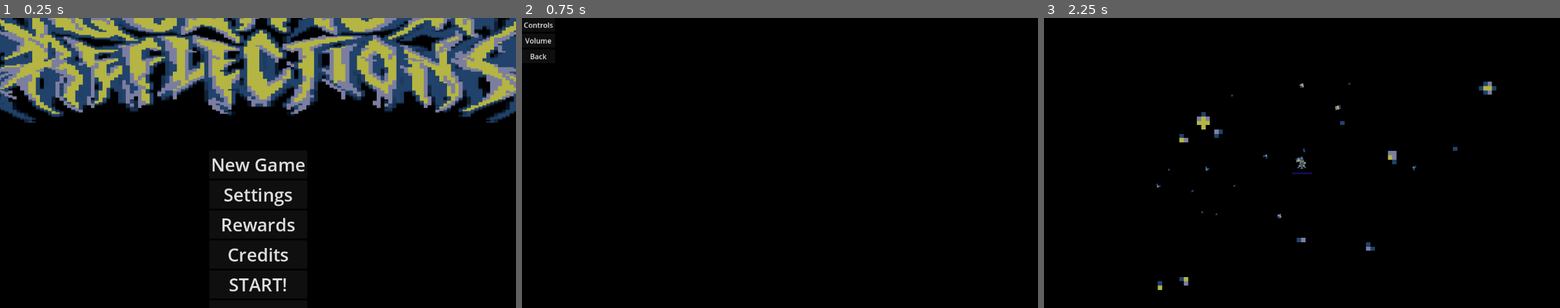
Above: before the commit, frames 1-3 (left to right).
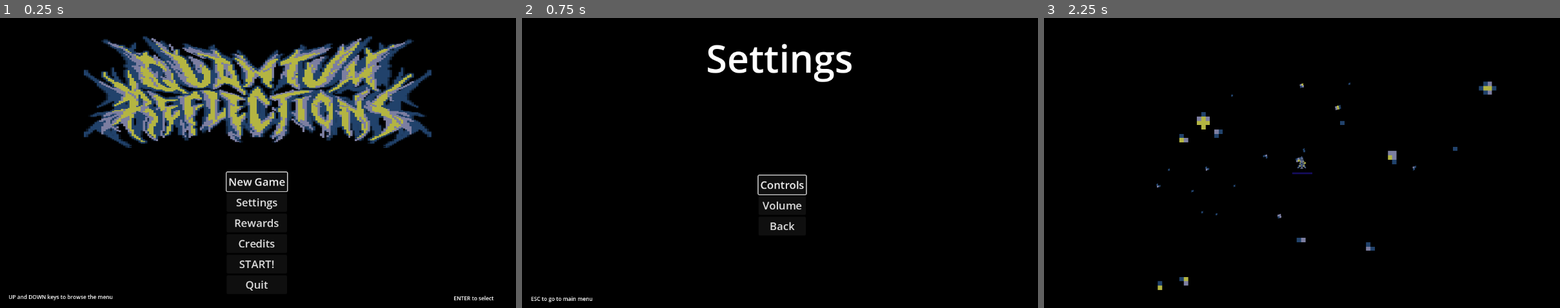
Above: after the commit, the same moments.

Repository: iparosds/Quantum-Reflections
Game: Godot game, scene res://scenes/menu.tscn
Same seed, same stepped clock (60 frames per second), same inputs: the game is played once before the commit and once after it.
Inputs:
- Up to frame 1 (0.25 s): no input
- Up to frame 2 (0.75 s): click "Settings" at 0.5 s
- Up to frame 3 (2.25 s): click "Back" at 1.25 s; click "New Game" at 2 s

The runs differ from the first frame. In frame 1, 35% of the frame differs, in the area x 0-100%, y 0-98%; in frame 2, 1.9%; in frame 3, nothing differs.

Commit message:
incluindo som e fx

Diff:
--- a/project.godot
+++ b/project.godot
@@ -12,7 +12,7 @@
 
 config/name="Quantum Reflections"
 run/main_scene="res://scenes/menu.tscn"
-config/features=PackedStringArray("4.2", "GL Compatibility")
+config/features=PackedStringArray("4.3", "GL Compatibility")
 config/icon="res://icon.svg"
 
 [display]
@@ -23,32 +23,42 @@
 
 move_left={
 "deadzone": 0.5,
-"events": [Object(InputEventKey,"resource_local_to_scene":fa …(171 unchanged characters)… keycode":65,"key_label":0,"unicode":97,"echo":false,"script":null)
-, Object(InputEventKey,"resource_local_to_scene":false,"reso …(166 unchanged characters)… ode":4194319,"key_label":0,"unicode":0,"echo":false,"script":null)
+"events": [Object(InputEventKey,"resource_local_to_scene":fa …(171 unchanged characters)… keycode":65,"key_label":0,"unicode":97,"location":0,"echo":false,"script":null)
+, Object(InputEventKey,"resource_local_to_scene":false,"reso …(166 unchanged characters)… ode":4194319,"key_label":0,"unicode":0,"location":0,"echo":false,"script":null)
 ]
 }
 move_right={
 "deadzone": 0.5,
-"events": [Object(InputEventKey,"resource_local_to_scene":fa …(175 unchanged characters)… ode":4194321,"key_label":0,"unicode":0,"echo":false,"script":null)
-, Object(InputEventKey,"resource_local_to_scene":false,"reso …(163 unchanged characters)… eycode":68,"key_label":0,"unicode":100,"echo":false,"script":null)
+"events": [Object(InputEventKey,"resource_local_to_scene":fa …(175 unchanged characters)… ode":4194321,"key_label":0,"unicode":0,"location":0,"echo":false,"script":null)
+, Object(InputEventKey,"resource_local_to_scene":false,"reso …(163 unchanged characters)… eycode":68,"key_label":0,"unicode":100,"location":0,"echo":false,"script":null)
 ]
 }
 move_up={
 "deadzone": 0.5,
-"events": [Object(InputEventKey,"resource_local_to_scene":fa …(175 unchanged characters)… ode":4194320,"key_label":0,"unicode":0,"echo":false,"script":null)
-, Object(InputEventKey,"resource_local_to_scene":false,"reso …(163 unchanged characters)… eycode":87,"key_label":0,"unicode":119,"echo":false,"script":null)
+"events": [Object(InputEventKey,"resource_local_to_scene":fa …(175 unchanged characters)… ode":4194320,"key_label":0,"unicode":0,"location":0,"echo":false,"script":null)
+, Object(InputEventKey,"resource_local_to_scene":false,"reso …(163 unchanged characters)… eycode":87,"key_label":0,"unicode":119,"location":0,"echo":false,"script":null)
 ]
 }
 move_down={
 "deadzone": 0.5,
-"events": [Object(InputEventKey,"resource_local_to_scene":fa …(175 unchanged characters)… ode":4194322,"key_label":0,"unicode":0,"echo":false,"script":null)
-, Object(InputEventKey,"resource_local_to_scene":false,"reso …(163 unchanged characters)… eycode":83,"key_label":0,"unicode":115,"echo":false,"script":null)
+"events": [Object(InputEventKey,"resource_local_to_scene":fa …(175 unchanged characters)… ode":4194322,"key_label":0,"unicode":0,"location":0,"echo":false,"script":null)
+, Object(InputEventKey,"resource_local_to_scene":false,"reso …(163 unchanged characters)… eycode":83,"key_label":0,"unicode":115,"location":0,"echo":false,"script":null)
 ]
 }
 pause={
 "deadzone": 0.5,
-"events": [Object(InputEventKey,"resource_local_to_scene":fa …(171 unchanged characters)… keycode":32,"key_label":0,"unicode":32,"echo":false,"script":null)
-, Object(InputEventKey,"resource_local_to_scene":false,"reso …(166 unchanged characters)… ode":4194330,"key_label":0,"unicode":0,"echo":false,"script":null)
+"events": [Object(InputEventKey,"resource_local_to_scene":fa …(171 unchanged characters)… keycode":32,"key_label":0,"unicode":32,"location":0,"echo":false,"script":null)
+, Object(InputEventKey,"resource_local_to_scene":false,"reso …(166 unchanged characters)… ode":4194330,"key_label":0,"unicode":0,"location":0,"echo":false,"script":null)
+]
+}
+enter={
+"deadzone": 0.5,
+"events": [Object(InputEventKey,"resource_local_to_scene":false,"resource_name":"","device":-1,"window_id":0,"alt_pressed":false,"shift_pressed":false,"ctrl_pressed":false,"meta_pressed":false,"pressed":false,"keycode":0,"physical_keycode":4194309,"key_label":0,"unicode":0,"location":0,"echo":false,"script":null)
+]
+}
+back={
+"deadzone": 0.5,
+"events": [Object(InputEventKey,"resource_local_to_scene":false,"resource_name":"","device":-1,"window_id":0,"alt_pressed":false,"shift_pressed":false,"ctrl_pressed":false,"meta_pressed":false,"pressed":false,"keycode":0,"physical_keycode":4194305,"key_label":0,"unicode":0,"location":0,"echo":false,"script":null)
 ]
 }
 
--- a/scenes/menu.tscn
+++ b/scenes/menu.tscn
@@ -1,20 +1,26 @@
-[gd_scene load_steps=4 format=3 uid="uid://bll1gjahn6i7g"]
+[gd_scene load_steps=10 format=3 uid="uid://bll1gjahn6i7g"]
 
 [ext_resource type="Script" path="res://scripts/menu.gd" id="1_l1qqr"]
 [ext_resource type="Texture2D" uid="uid://cqvqrxuxky4ih" path="res://assets/sprites/logo copiar.png" id="2_y8hp7"]
+[ext_resource type="AudioStream" uid="uid://ttsymx30w523" path="res://assets/sounds/MENU SOUND - DOWN.wav" id="3_7krxr"]
+[ext_resource type="AudioStream" uid="uid://bg32u8hnfgwy0" path="res://assets/sounds/MENU MUSIC.wav" id="3_8h3rd"]
+[ext_resource type="AudioStream" uid="uid://dkkiy87rlj0h8" path="res://assets/sounds/MENU SOUND - UP.wav" id="4_ath1i"]
+[ext_resource type="AudioStream" uid="uid://bnr2bup87a15w" path="res://assets/sounds/MENU SOUND - SELECT.wav" id="5_lao82"]
 
 [sub_resource type="Theme" id="Theme_uhqyi"]
-default_font_size = 40
+default_font_size = 24
+
+[sub_resource type="LabelSettings" id="LabelSettings_nn863"]
+font_size = 12
+
+[sub_resource type="LabelSettings" id="LabelSettings_yxhpx"]
+font_size = 12
 
 [node name="Menu" type="Control"]
 layout_mode = 3
-anchors_preset = 8
-anchor_left = 0.5
-anchor_top = 0.5
-anchor_right = 0.5
-anchor_bottom = 0.5
-offset_top = 171.0
-offset_bottom = 171.0
+anchors_preset = 15
+anchor_right = 1.0
+anchor_bottom = 1.0
 grow_horizontal = 2
 grow_vertical = 2
 size_flags_horizontal = 6
@@ -29,10 +35,10 @@
 anchor_top = 0.5
 anchor_right = 0.5
 anchor_bottom = 0.5
-offset_left = -688.0
-offset_top = -637.0
-offset_right = 702.0
-offset_bottom = -261.0
+offset_left = -389.0
+offset_top = -283.0
+offset_right = 387.0
+offset_bottom = -34.0
 grow_horizontal = 2
 grow_vertical = 2
 texture = ExtResource("2_y8hp7")
@@ -42,6 +48,10 @@
 anchors_preset = 15
 anchor_right = 1.0
 anchor_bottom = 1.0
+offset_left = -2.0
+offset_top = 157.0
+offset_right = -2.0
+offset_bottom = 157.0
 grow_horizontal = 2
 grow_vertical = 2
 size_flags_horizontal = 4
@@ -50,38 +60,86 @@
 
 [node name="VBoxContainer" type="VBoxContainer" parent="MarginContainer"]
 layout_mode = 2
+size_flags_horizontal = 4
+size_flags_vertical = 4
 size_flags_stretch_ratio = 0.0
 theme = SubResource("Theme_uhqyi")
 
 [node name="New_Game" type="Button" parent="MarginContainer/VBoxContainer"]
 layout_mode = 2
+focus_neighbor_top = NodePath("../Quit")
+focus_neighbor_bottom = NodePath("../Settings")
 theme = SubResource("Theme_uhqyi")
 text = "New Game"
 
 [node name="Settings" type="Button" parent="MarginContainer/VBoxContainer"]
 layout_mode = 2
+focus_neighbor_top = NodePath("../New_Game")
+focus_neighbor_bottom = NodePath("../Rewards")
 theme = SubResource("Theme_uhqyi")
 text = "Settings"
 
 [node name="Rewards" type="Button" parent="MarginContainer/VBoxContainer"]
 layout_mode = 2
+focus_neighbor_top = NodePath("../Settings")
+focus_neighbor_bottom = NodePath("../Credits")
 theme = SubResource("Theme_uhqyi")
 text = "Rewards"
 
 [node name="Credits" type="Button" parent="MarginContainer/VBoxContainer"]
 layout_mode = 2
+focus_neighbor_top = NodePath("../Rewards")
+focus_neighbor_bottom = NodePath("../START!")
 theme = SubResource("Theme_uhqyi")
 text = "Credits"
 
 [node name="START!" type="Button" parent="MarginContainer/VBoxContainer"]
 layout_mode = 2
+focus_neighbor_top = NodePath("../Credits")
+focus_neighbor_bottom = NodePath("../Quit")
 theme = SubResource("Theme_uhqyi")
 text = "START!"
 
 [node name="Quit" type="Button" parent="MarginContainer/VBoxContainer"]
 layout_mode = 2
+focus_neighbor_top = NodePath("../START!")
+focus_neighbor_bottom = NodePath("../New_Game")
 theme = SubResource("Theme_uhqyi")
 text = "Quit"
+
+[node name="menu_music" type="AudioStreamPlayer" parent="."]
+stream = ExtResource("3_8h3rd")
+
+[node name="down_sound" type="AudioStreamPlayer" parent="."]
+stream = ExtResource("3_7krxr")
+
+[node name="up_sound" type="AudioStreamPlayer" parent="."]
+stream = ExtResource("4_ath1i")
+
+[node name="select_sound" type="AudioStreamPlayer" parent="."]
+stream = ExtResource("5_lao82")
+
+[node name="instructions" type="Label" parent="."]
+layout_mode = 0
+offset_left = 9.0
+offset_top = 607.0
+offset_right = 262.0
+offset_bottom = 641.0
+text = "UP and DOWN keys to browse the menu"
+label_settings = SubResource("LabelSettings_nn863")
+horizontal_alignment = 1
+vertical_alignment = 1
+
+[node name="instructions2" type="Label" parent="."]
+layout_mode = 0
+offset_left = 969.0
+offset_top = 610.0
+offset_right = 1147.0
+offset_bottom = 644.0
+text = "ENTER to select"
+label_settings = SubResource("LabelSettings_yxhpx")
+horizontal_alignment = 1
+vertical_alignment = 1
 
 [connection signal="pressed" from="MarginContainer/VBoxContainer/New_Game" to="." method="_on_new_game_pressed"]
 [connection signal="pressed" from="MarginContainer/VBoxContainer/Settings" to="." method="_on_settings_pressed"]
--- a/scenes/settings_menu.tscn
+++ b/scenes/settings_menu.tscn
@@ -1,6 +1,17 @@
-[gd_scene load_steps=2 format=3 uid="uid://cgcnt4ng31dih"]
+[gd_scene load_steps=9 format=3 uid="uid://cgcnt4ng31dih"]
 
 [ext_resource type="Script" path="res://scripts/settings_menu.gd" id="1_7pq2e"]
+[ext_resource type="AudioStream" uid="uid://bg32u8hnfgwy0" path="res://assets/sounds/MENU MUSIC.wav" id="2_h3f4r"]
+[ext_resource type="AudioStream" uid="uid://ttsymx30w523" path="res://assets/sounds/MENU SOUND - DOWN.wav" id="2_mrlip"]
+[ext_resource type="AudioStream" uid="uid://dkkiy87rlj0h8" path="res://assets/sounds/MENU SOUND - UP.wav" id="3_v2gib"]
+[ext_resource type="AudioStream" uid="uid://bnr2bup87a15w" path="res://assets/sounds/MENU SOUND - SELECT.wav" id="4_ny5do"]
+[ext_resource type="AudioStream" uid="uid://c7ub3vyngmw21" path="res://assets/sounds/MENU SOUND - BACK.wav" id="5_jp286"]
+
+[sub_resource type="Theme" id="Theme_x3hd2"]
+default_font_size = 24
+
+[sub_resource type="LabelSettings" id="LabelSettings_5hkut"]
+font_size = 12
 
 [node name="Settings Menu" type="Control"]
 layout_mode = 3
@@ -9,27 +20,84 @@
 anchor_bottom = 1.0
 grow_horizontal = 2
 grow_vertical = 2
+size_flags_horizontal = 4
+size_flags_vertical = 4
 script = ExtResource("1_7pq2e")
 
+[node name="Label" type="Label" parent="."]
+layout_mode = 1
+anchors_preset = 10
+anchor_right = 1.0
+offset_bottom = 179.0
+grow_horizontal = 2
+theme_override_font_sizes/font_size = 85
+text = "Settings"
+horizontal_alignment = 1
+vertical_alignment = 1
+
 [node name="MarginContainer" type="MarginContainer" parent="."]
-layout_mode = 0
-offset_right = 40.0
-offset_bottom = 40.0
+layout_mode = 1
+anchors_preset = 8
+anchor_left = 0.5
+anchor_top = 0.5
+anchor_right = 0.5
+anchor_bottom = 0.5
+offset_left = -160.0
+offset_top = -67.0
+offset_right = 171.0
+offset_bottom = 257.0
+grow_horizontal = 2
+grow_vertical = 2
 
 [node name="VBoxContainer" type="VBoxContainer" parent="MarginContainer"]
 layout_mode = 2
+size_flags_horizontal = 4
+size_flags_vertical = 4
+theme = SubResource("Theme_x3hd2")
 
 [node name="Controls" type="Button" parent="MarginContainer/VBoxContainer"]
 layout_mode = 2
+focus_neighbor_top = NodePath("../Back")
+focus_neighbor_bottom = NodePath("../Volume")
 text = "Controls"
 
 [node name="Volume" type="Button" parent="MarginContainer/VBoxContainer"]
 layout_mode = 2
+focus_neighbor_top = NodePath("../Controls")
+focus_neighbor_bottom = NodePath("../Back")
 text = "Volume"
 
 [node name="Back" type="Button" parent="MarginContainer/VBoxContainer"]
 layout_mode = 2
+focus_neighbor_top = NodePath("../Volume")
+focus_neighbor_bottom = NodePath("../Controls")
 text = "Back"
+
+[node name="menu_music" type="AudioStreamPlayer" parent="."]
+stream = ExtResource("2_h3f4r")
+
+[node name="down_sound" type="AudioStreamPlayer" parent="."]
+stream = ExtResource("2_mrlip")
+
+[node name="up_sound" type="AudioStreamPlayer" parent="."]
+stream = ExtResource("3_v2gib")
+
+[node name="select_sound" type="AudioStreamPlayer" parent="."]
+stream = ExtResource("4_ny5do")
+
+[node name="back_sound" type="AudioStreamPlayer" parent="."]
+stream = ExtResource("5_jp286")
+
+[node name="Label2" type="Label" parent="."]
+layout_mode = 0
+offset_left = 20.0
+offset_top = 616.0
+offset_right = 158.0
+offset_bottom = 639.0
+text = "ESC to go to main menu"
+label_settings = SubResource("LabelSettings_5hkut")
+horizontal_alignment = 1
+vertical_alignment = 1
 
 [connection signal="pressed" from="MarginContainer/VBoxContainer/Controls" to="." method="_on_controls_pressed"]
 [connection signal="pressed" from="MarginContainer/VBoxContainer/Volume" to="." method="_on_volume_pressed"]
--- a/scripts/menu.gd
+++ b/scripts/menu.gd
@@ -1,15 +1,20 @@
 class_name Menu
 extends Control
 
-@onready var new_game_button =preload("res://scenes/game.tscn") as PackedScene
+@onready var new_game_button =$MarginContainer/VBoxContainer/New_Game as Button
 @onready var settings = $MarginContainer/VBoxContainer/Settings as Button
 @onready var rewards = $MarginContainer/VBoxContainer/Rewards as Button
 @onready var credits = $MarginContainer/VBoxContainer/Credits as Button
 @onready var start = $"MarginContainer/VBoxContainer/START!" as Button
 @onready var quit = $MarginContainer/VBoxContainer/Quit as Button
+@onready var start_game =preload("res://scenes/game.tscn") as PackedScene
+
+func _ready():
+	$menu_music.play()
+	new_game_button.grab_focus()
 
 func _on_new_game_pressed() -> void:
-	get_tree().change_scene_to_packed(new_game_button)
+	get_tree().change_scene_to_packed(start_game)
 
 func _on_settings_pressed() -> void:
 	get_tree().change_scene_to_file("res://scenes/settings_menu.tscn")
@@ -25,3 +30,11 @@
 
 func _on_quit_pressed() -> void:
 	get_tree().quit()
+
+func _physics_process(delta):
+	if Input.is_action_just_pressed("move_up"):
+		$up_sound.play()
+	if Input.is_action_just_pressed("move_down"):
+		$down_sound.play()
+	if Input.is_action_just_pressed("enter"):
+		$select_sound.play()
--- a/scripts/settings_menu.gd
+++ b/scripts/settings_menu.gd
@@ -1,4 +1,12 @@
 extends Control
+
+@onready var controls =$MarginContainer/VBoxContainer/Controls as Button
+@onready var volume = $MarginContainer/VBoxContainer/Volume as Button
+@onready var back = $MarginContainer/VBoxContainer/Back as Button
+
+func _ready():
+	$menu_music.play()
+	controls.grab_focus()
 
 func _on_controls_pressed() -> void:
 	pass # Replace with function body.
@@ -8,3 +16,14 @@
 
 func _on_back_pressed() -> void:
 	get_tree().change_scene_to_file("res://scenes/menu.tscn")
+
+func _physics_process(delta):
+	if Input.is_action_just_pressed("move_up"):
+		$up_sound.play()
+	if Input.is_action_just_pressed("move_down"):
+		$down_sound.play()
+	if Input.is_action_just_pressed("enter"):
+		$select_sound.play()
+	if Input.is_action_just_pressed("back"):
+		$back_sound.play()
+		get_tree().change_scene_to_file("res://scenes/menu.tscn")
